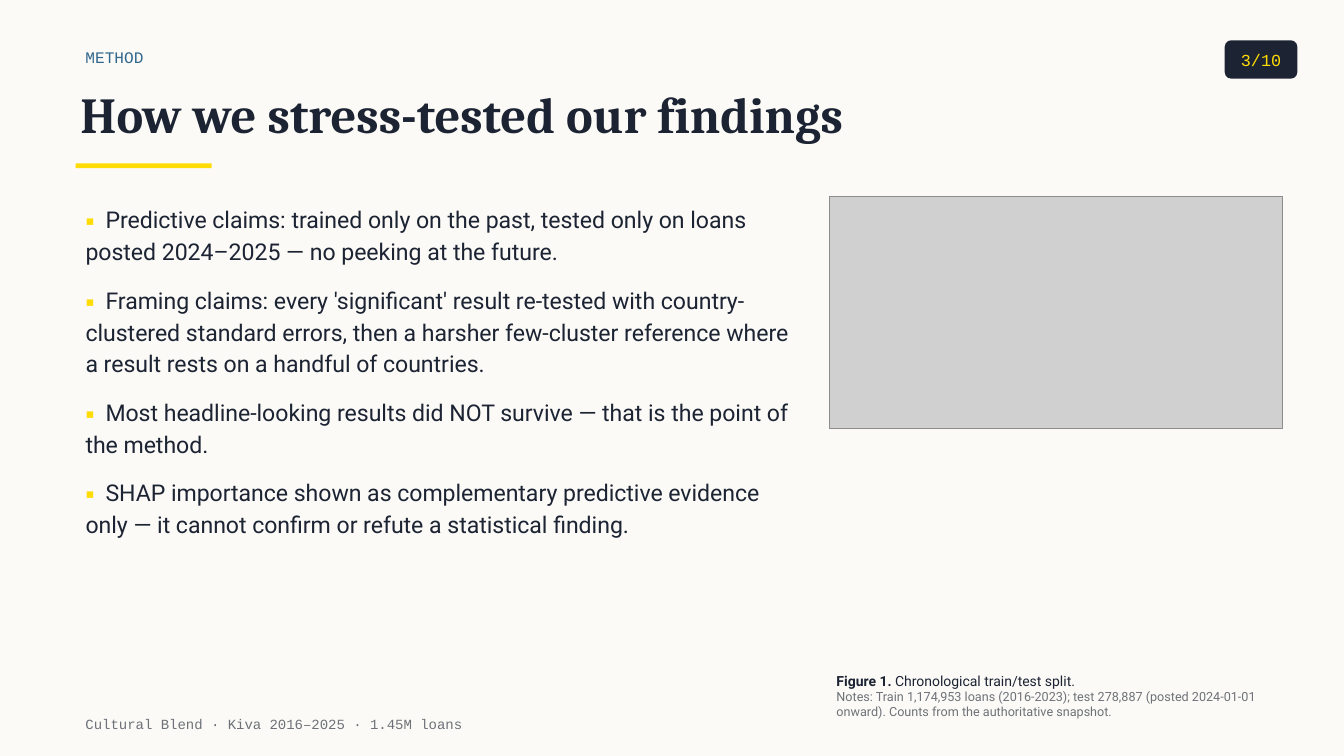
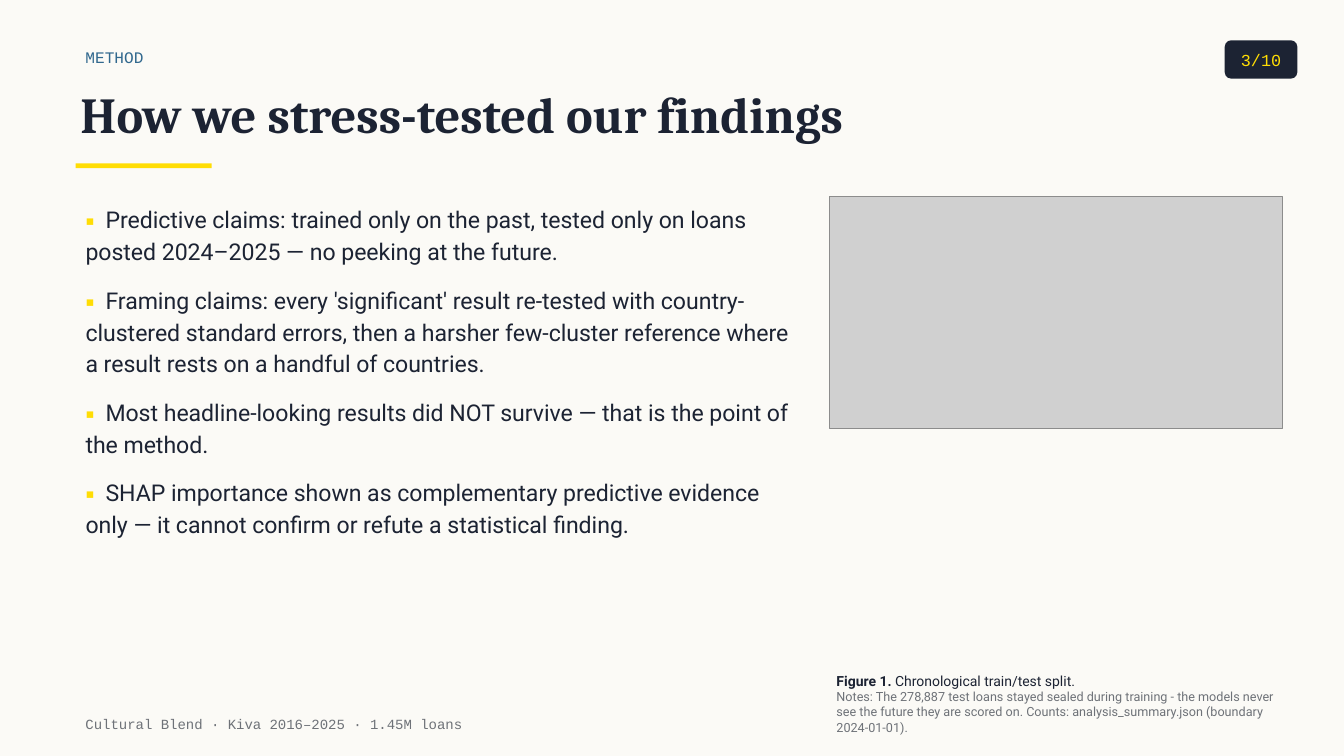
Before and after one commit to tuannm3812/unsw-ma-hackathon-2026, a slide deck: slide 3 of docs/presentation/slides_draft.pptx. Drawn at 1344x756 pixels with LibreOffice and Linux fonts; fonts in the diff are those of the drawing; grey boxes stand for pictures. Boxes give left, top, right and bottom in pixels: in the first picture for what was removed or moved away, otherwise in the second. Text is boxed around its words. In the diff, an @@ line names an element or a change of style, - is before the commit and + after.

```diff
--- a/docs/presentation/slides_draft.pptx
+++ b/docs/presentation/slides_draft.pptx
@@ text at [836,691,1274,735]: text changed @@
-Notes: Train 1,174,953 loans (2016-2023); test 278,887 (posted 2024-01-01 onward). Counts from the authoritative snapshot.
+Notes: The 278,887 test loans stayed sealed during training - the models never see the future they are scored on. Counts: analysis_summary.json (boundary 2024-01-01).
```
Also in this commit, not shown: 7 other slides changed, 1 other file.
